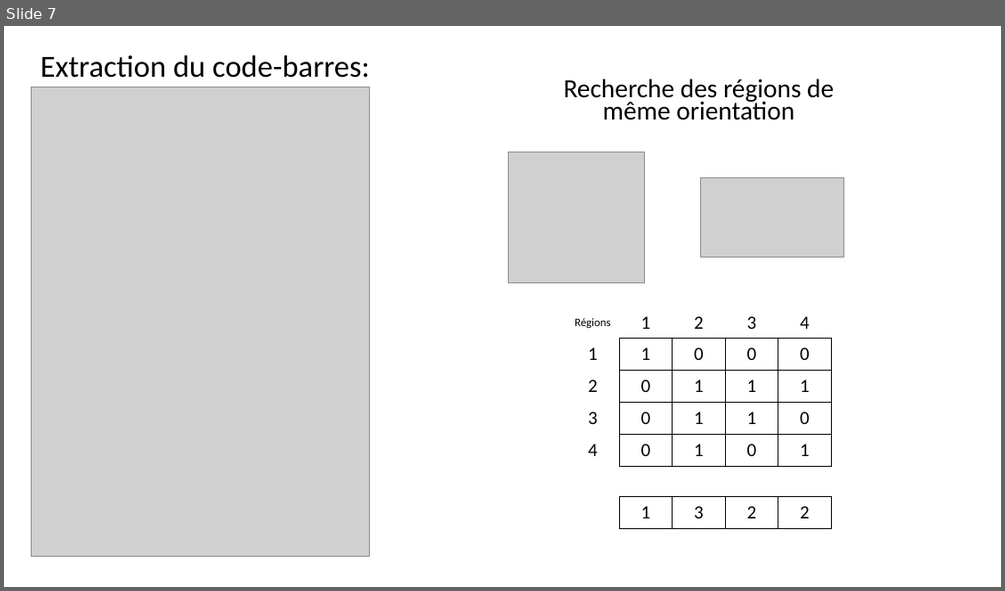
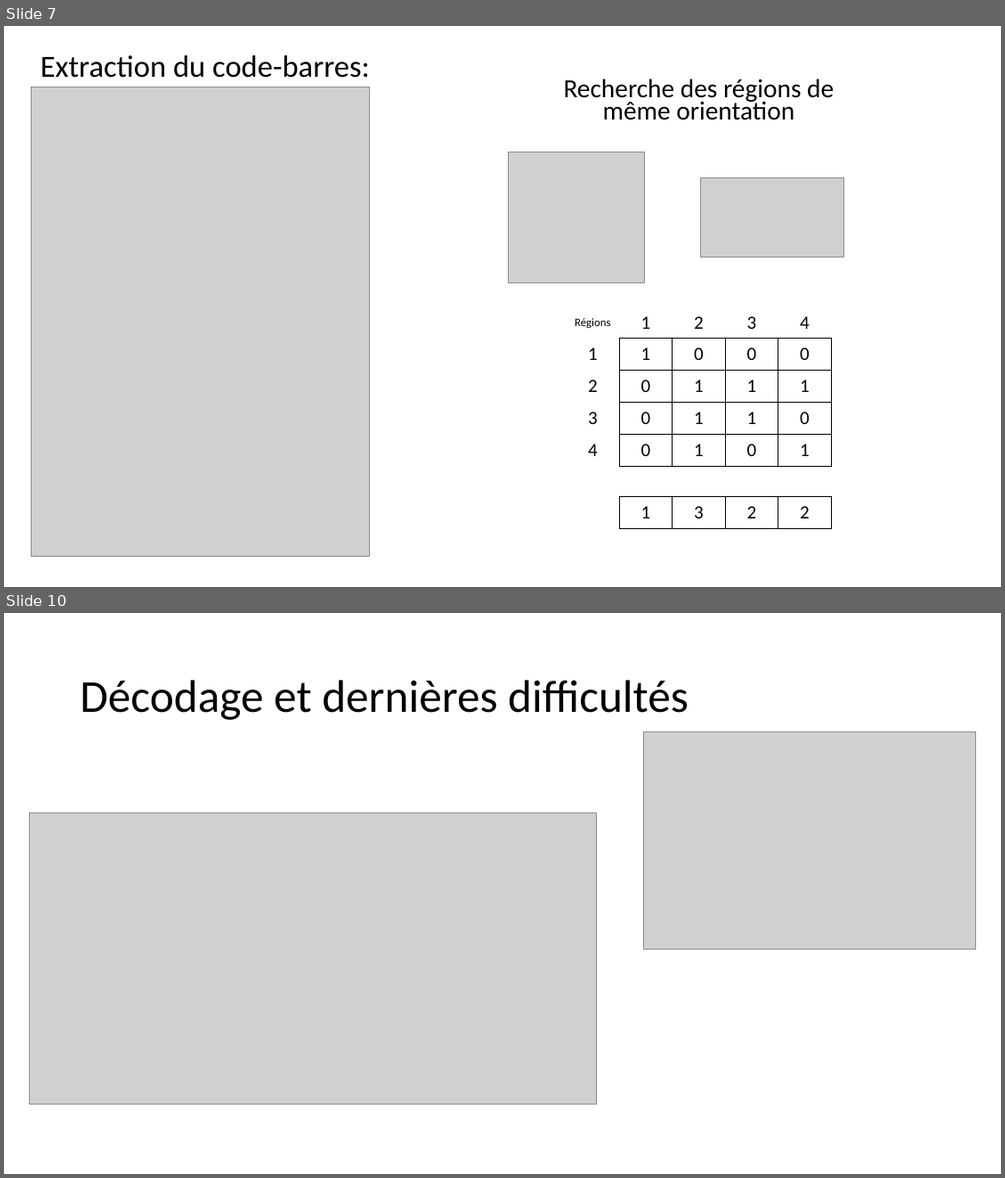
Before and after one commit to gmetras2001/EAN13-Barcode-Reader, a slide deck: Notre rapport/diapo code-barres.pptx. Shown one above the other, each under a label of ours: slide 7 before the commit, slides 7 and 10 after it; the slides between them are not shown. The pictures are 1005x591 and 1005x1178 pixels, drawn with LibreOffice and Linux fonts; fonts in the diff are those of the drawing; grey boxes stand for pictures. Boxes give left, top, right and bottom in pixels: in the first picture for what was removed or moved away, otherwise in the second. Text is boxed around its words. In the diff, an @@ line names an element or a change of style, - is before the commit and + after.

```diff
--- a/Notre rapport/diapo code-barres.pptx
+++ b/Notre rapport/diapo code-barres.pptx
@@ slide 10 added at [4,613,1001,1174], background #FFFFFF @@
@@ title added at [80,680,688,720], 44 pt, text #000000 @@
+Décodage et dernières difficultés
@@ picture added at [643,731,975,949] @@
@@ picture added at [30,813,596,1104] @@
```
Also in this commit, not shown: 2 other slides added.
